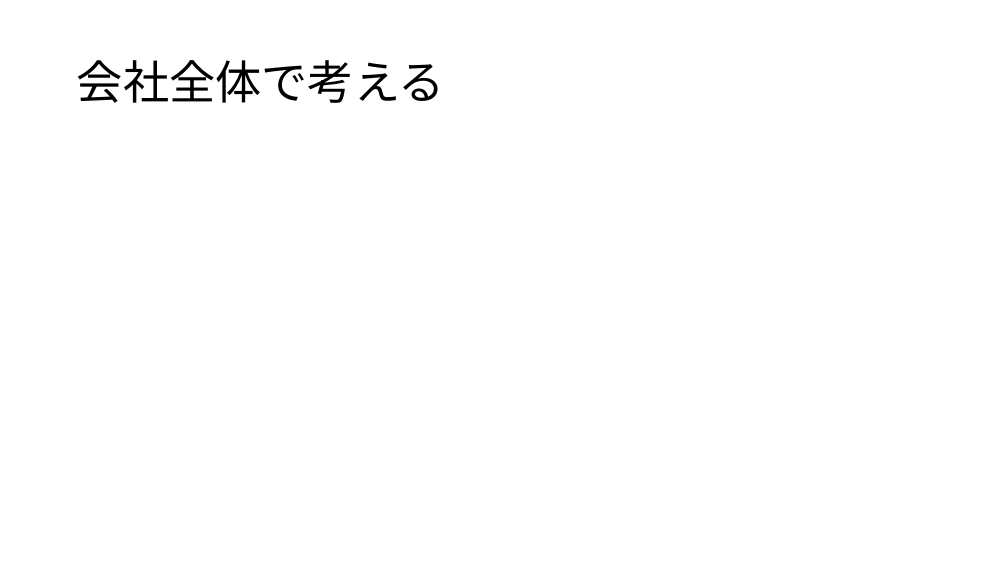
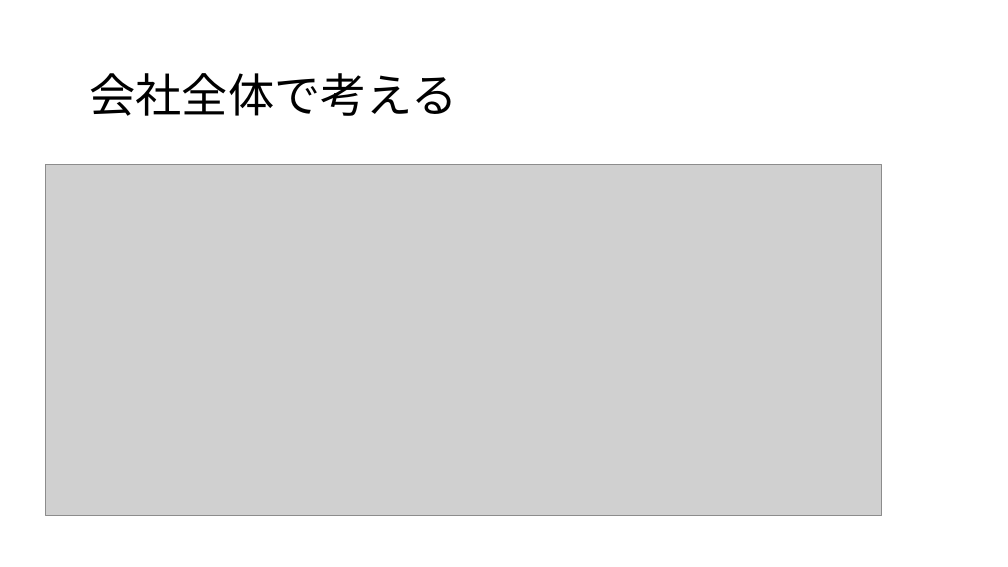
Before and after one commit to gakky0315/-, a slide deck: slide 5 of 図.pptx (slide 4 before the commit). Drawn at 1008x567 pixels with LibreOffice and Linux fonts; fonts in the diff are those of the drawing; grey boxes stand for pictures. Boxes give left, top, right and bottom in pixels: in the first picture for what was removed or moved away, otherwise in the second. Text is boxed around its words. In the diff, an @@ line names an element or a change of style, - is before the commit and + after.

```diff
--- a/図.pptx
+++ b/図.pptx
@@ text "会社全体で考える": place and size @@
-text "会社全体で考える" at [77,60,445,103]
+text "会社全体で考える" at [89,73,457,116]
@@ picture added at [45,165,882,516] @@
```
Also in this commit, not shown: 7 other slides changed, 18 slides added, 3 other files.
